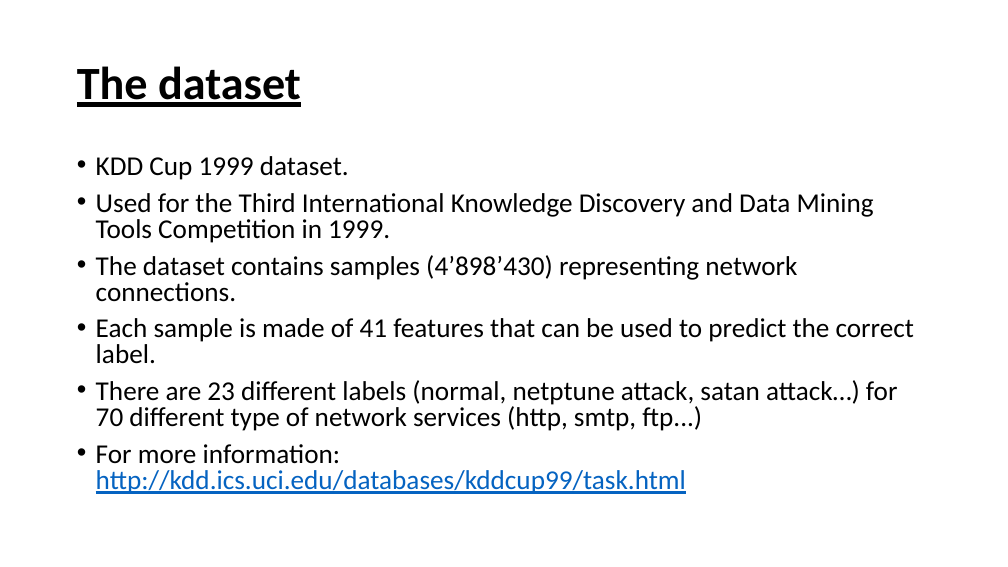
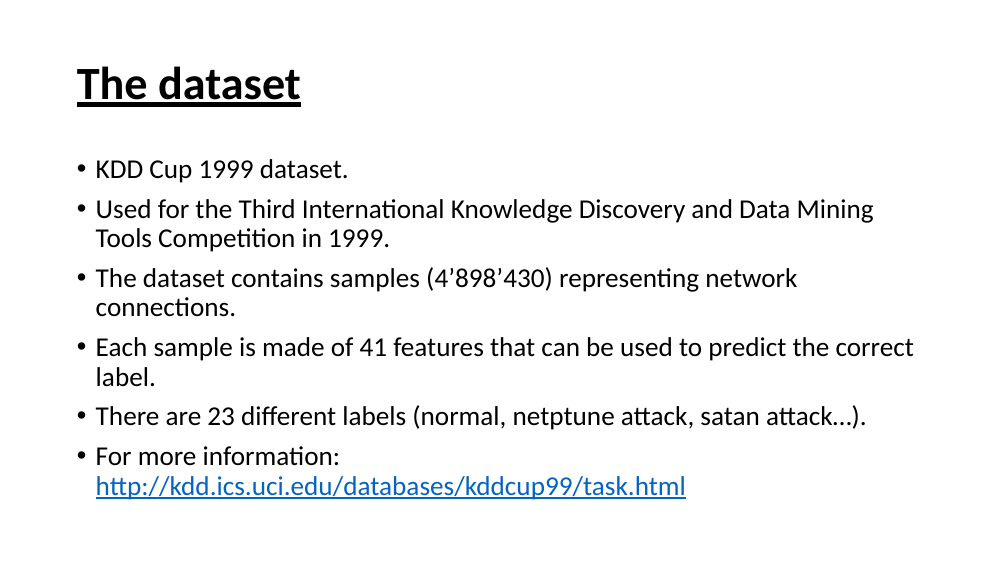
Before and after one commit to gatrikh/project_m05, a slide deck: slide 2 of docs/Presentation.pptx. Drawn at 1008x567 pixels with LibreOffice and Linux fonts; fonts in the diff are those of the drawing. Boxes give left, top, right and bottom in pixels: in the first picture for what was removed or moved away, otherwise in the second. Text is boxed around its words. In the diff, an @@ line names an element or a change of style, - is before the commit and + after.

```diff
--- a/docs/Presentation.pptx
+++ b/docs/Presentation.pptx
@@ text at box(96, 159, 914, 500): line spacing 0.8 to 0.9 @@
@@ text at box(96, 405, 866, 430): text changed @@
-• There are 23 different labels (normal, netptune attack, satan attack…) for 70 different type of network services (http, smtp, ftp...)
+• There are 23 different labels (normal, netptune attack, satan attack…).
```
Also in this commit, not shown: 3 other slides changed, 2 slides added, 2 slides removed, 2 other files.
